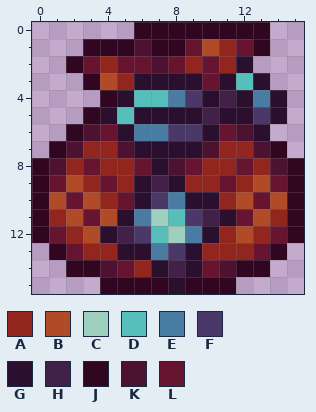
Pixel-art sprite -- Items/Boss/Akuma/AkumaBag.png. The picture above is the old version.
The file is 32x32 pixels, drawn in blocks of 2x2; one block is one cell here.
Palette (. is transparent): A #92251e  B #b04a27  C #9fcfbe  D #56bfbc  E #497ca3  F #4a3869  G #2a102e  H #412147  J #310621  K #4d1232  L #661430
Pixels before, first column x 0:
 0 ......JJJJJJJJ..
 1 ...JJJKJJLBALJ..
 2 ..JLALLKLALAG...
 3 ...JBAGGGGLGDG..
 4 ....JGDDEFGHGEG.
 5 ...JGDGGGGHGGFG.
 6 ..JKLGEEFFGLKG..
 7 .JKAAKGGGGKAAKJ.
 8 JKALAALGKLAALAKJ
 9 JLBALAGHGAALABLJ
10 JBLBALGFEGGABLBJ
11 JABLBGECDFHGLBAJ
12 JLABGHFDCEGABALJ
13 .JLAAGGEFGAAALJ.
14 ..JJKLAGHGLKJJ..
15 ....JJJJGJJJ....
Once edited:
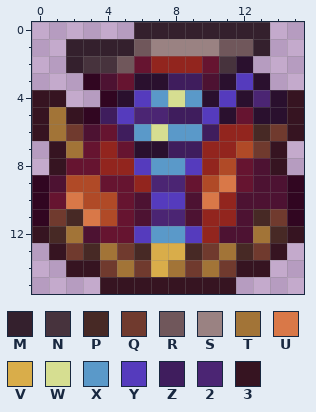
Colours new in this view: M #34202d  N #47333d  P #472925  Q #703a2e  R #70575b  S #9a8282  T #a27437  U #d97848  V #d9ad4a  W #d6de91  X #5a99c9  Y #553bbd  Z #3f1d5d  2 #4b2573  3 #361421
Diff:
Changed rows in their new state; - is an unchanged pixel.
first column x 0:
 0 ------MMMMMMMM--
 1 --MMMMRSSSSRRM--
 2 --MNNR-AA--N----
 3 ----KL--ZZK-Y---
 4 33----YXWX-Y-2-3
 5 3T3-ZY22ZZY-LG-3
 6 3TQ--ZXWXXZAAPQ3
 7 -3TL-L--ZZA-BQ3-
 8 .3L---YXXY-B-K3.
 9 -K-B-LA22LBULKK-
10 -LU-B-KYYKU-KKK-
11 -QPU-LK22KAAKPQ-
12 3PTKLLYXXYAKKTP3
13 -3QPTQPVVPQTPQ3-
14 --33QTQVTQTQ33--
15 ----33333333----
